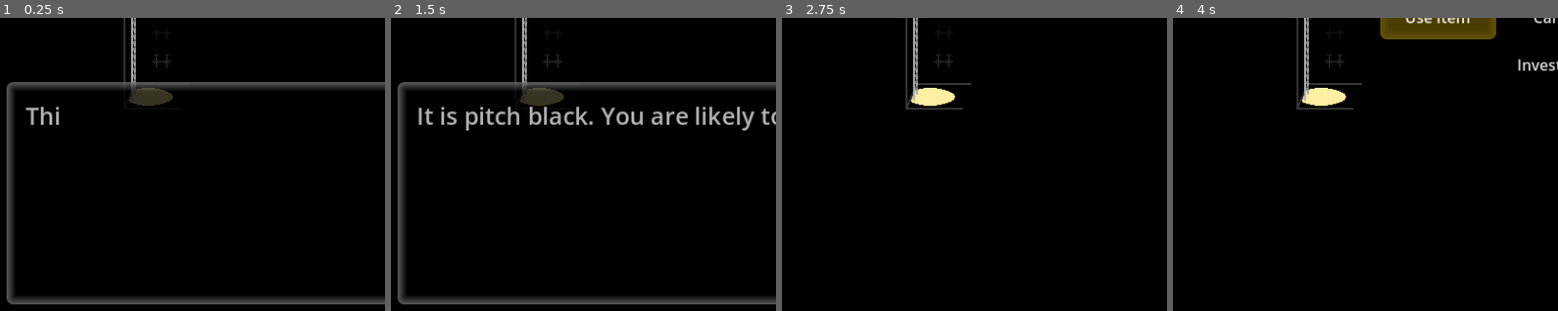
Above: before the commit, frames 1-4 (left to right).
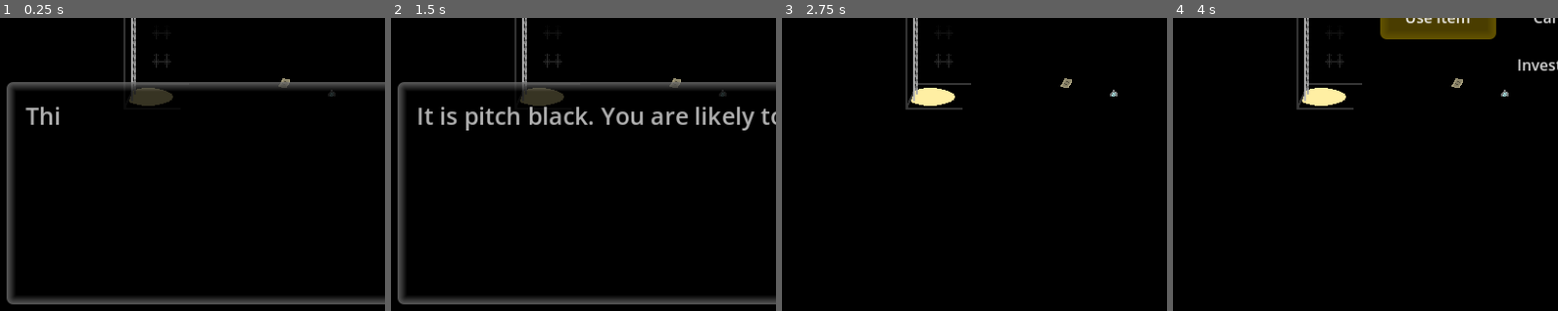
Above: after the commit, the same moments.

Repository: jschnurer/isle-of-lost-souls-godot
Game: Godot game, scene res://src/scenes/ruins/hatch_interior/hatch_interior.tscn
The game is run twice, just before and just after one commit, with the same random seed, the same clock (stepped at 60 frames per second) and the same inputs. This scene is started directly instead of the project's main scene.
Inputs:
- Up to frame 1 (0.25 s): no input
- Up to frame 2 (1.5 s): tap Enter (ui_accept) at 0.5, 0.77, 1.25 s; hold Right (ui_right) 0.53-1.28 s; hold Down (ui_down) from 1.28 s (still down)
- Up to frame 3 (2.75 s): tap Enter (ui_accept) at 1.52, 2 s; release Down (ui_down) at 2.03 s; hold Right (ui_right) from 2.03 s (still down)
- Up to frame 4 (4 s): tap Enter (ui_accept) at 2.75, 3.02, 3.5, 3.77 s; release Right (ui_right) at 2.78 s; hold Up (ui_up) 2.78-3.53 s; hold Left (ui_left) from 3.53 s (still down)
The pictures show only the part of the screen within x 0-50%, y 50-100%; the shares and areas given below are measured in that part.

The runs differ from the first frame. In frame 1, less than 0.1% of the frame differs, in the area x 72-88%, y 20-27%; in frame 2, less than 0.1%; in frame 3, 0.1%; in frame 4, 0.1%.

Commit message:
dusty note, etavoner rune, faster way to show msgs

Diff:
--- a/src/enums/enums.gd
+++ b/src/enums/enums.gd
@@ -19,6 +19,7 @@
 }
 
 enum Vars {
+	UNSPECIFIED,
 	PLAYER_INFO,
 	TOOK_STONE,
 	DISTRACTED_FISH,
@@ -35,6 +36,8 @@
 	MOVED_TEMPLE_ALTAR,
 	ROD_IN_TEMPLE_DEVICE,
 	HATCH_OPEN,
+	TOOK_HATCH_NOTE,
+	TOOK_ETAVONER,
 }
 
 enum EngineEvents {
--- a/src/events/game_event/base_event.gd
+++ b/src/events/game_event/base_event.gd
@@ -3,8 +3,16 @@
 
 var is_base_event = true
 @export var auto_connect_child_game_event = true
+@export var auto_destroy_flag: Enums.Vars = Enums.Vars.UNSPECIFIED
 
 func _ready():
+	if (auto_destroy_flag != Enums.Vars.UNSPECIFIED):
+		if (GameVars.get_var(auto_destroy_flag)):
+			queue_free()
+			return
+		else:
+			SignalBus.on_game_var_set.connect(_on_game_var_set)
+
 	if (auto_connect_child_game_event):
 		$GameEvent.on_activate.connect(_on_activate)
 
@@ -36,3 +44,7 @@
 
 func collide():
 	pass
+
+func _on_game_var_set(var_name: Enums.Vars, _value):
+	if (var_name == auto_destroy_flag):
+		queue_free()
--- a/src/scenes/ruins/hatch_interior/hatch_interior.tscn
+++ b/src/scenes/ruins/hatch_interior/hatch_interior.tscn
@@ -7,9 +7,19 @@
 [ext_resource type="Texture2D" uid="uid://bw6ijx0g8r73j" path="res://art/backgrounds/ruins/Hatch Interior Dark.png" id="5_xtsqa"]
 [ext_resource type="Script" path="res://src/scenes/ruins/hatch_interior/interactables/ladder.gd" id="6_ugwul"]
 [ext_resource type="PackedScene" uid="uid://jq86y8xhq3cm" path="res://src/events/game_event/game_event.tscn" id="7_f8dwq"]
+[ext_resource type="Script" path="res://src/scenes/ruins/hatch_interior/interactables/dusty_note.gd" id="8_nwte1"]
+[ext_resource type="Texture2D" uid="uid://dke81a4ky4bd7" path="res://art/actors/dusty_note.png" id="9_vkq4f"]
+[ext_resource type="Script" path="res://src/scenes/ruins/hatch_interior/interactables/etavoner_rune.gd" id="10_cpx4t"]
+[ext_resource type="Texture2D" uid="uid://cuh1ml3ob01n3" path="res://art/actors/etavoner_rune.png" id="11_xa15p"]
 
 [sub_resource type="RectangleShape2D" id="RectangleShape2D_66yqy"]
 size = Vector2(8, 61)
+
+[sub_resource type="RectangleShape2D" id="RectangleShape2D_qp4d4"]
+size = Vector2(12, 10)
+
+[sub_resource type="RectangleShape2D" id="RectangleShape2D_gcyvm"]
+size = Vector2(10, 8)
 
 [node name="HatchInterior" type="Node2D"]
 
@@ -41,5 +51,48 @@
 position = Vector2(143, 370.5)
 shape = SubResource("RectangleShape2D_66yqy")
 
+[node name="DustyNote" type="Node2D" parent="."]
+position = Vector2(302, 381)
+script = ExtResource("8_nwte1")
+auto_destroy_flag = 17
+
+[node name="GameEvent" parent="DustyNote" instance=ExtResource("7_f8dwq")]
+visible = false
+metadata/_edit_lock_ = true
+
+[node name="CollisionShape2D" parent="DustyNote/GameEvent" index="0"]
+shape = SubResource("RectangleShape2D_qp4d4")
+
+[node name="Sprite2D" type="Sprite2D" parent="DustyNote"]
+texture = ExtResource("9_vkq4f")
+metadata/_edit_lock_ = true
+
+[node name="StaticBody2D" type="StaticBody2D" parent="DustyNote"]
+visible = false
+metadata/_edit_lock_ = true
+
+[node name="CollisionShape2D2" type="CollisionShape2D" parent="DustyNote/StaticBody2D"]
+shape = SubResource("RectangleShape2D_qp4d4")
+
+[node name="EtavonerRune" type="Node2D" parent="."]
+position = Vector2(352, 392)
+script = ExtResource("10_cpx4t")
+auto_destroy_flag = 18
+
+[node name="GameEvent" parent="EtavonerRune" instance=ExtResource("7_f8dwq")]
+
+[node name="CollisionShape2D" parent="EtavonerRune/GameEvent" index="0"]
+shape = SubResource("RectangleShape2D_gcyvm")
+
+[node name="Sprite2D" type="Sprite2D" parent="EtavonerRune"]
+texture = ExtResource("11_xa15p")
+
+[node name="StaticBody2D" type="StaticBody2D" parent="EtavonerRune"]
+
+[node name="CollisionShape2D2" type="CollisionShape2D" parent="EtavonerRune/StaticBody2D"]
+shape = SubResource("RectangleShape2D_gcyvm")
+
 [editable path="DarkScene"]
 [editable path="Ladder/GameEvent"]
+[editable path="DustyNote/GameEvent"]
+[editable path="EtavonerRune/GameEvent"]
--- /dev/null
+++ b/src/scenes/ruins/hatch_interior/interactables/dusty_note.gd
@@ -0,0 +1,9 @@
+extends BaseEvent
+
+func investigate():
+	Utility.msg("Ruins.Hatch_Interior.Note_Look")
+
+func take():
+	Utility.msg("Ruins.Hatch_Interior.Note_Take")
+	Inventory.add_item(Enums.ItemSlugs.HATCH_NOTE)
+	GameVars.set_var(Enums.Vars.TOOK_HATCH_NOTE, true)
--- /dev/null
+++ b/src/scenes/ruins/hatch_interior/interactables/etavoner_rune.gd
@@ -0,0 +1,9 @@
+extends BaseEvent
+
+func investigate():
+	Utility.msg("Ruins.Hatch_Interior.Etavoner_Look")
+
+func take():
+	Utility.msg("Ruins.Hatch_Interior.Etavoner_Take")
+	Inventory.add_item(Enums.ItemSlugs.ETAVONER_RUNE)
+	GameVars.set_var(Enums.Vars.TOOK_ETAVONER, true)
--- a/src/singletons/Utility.gd
+++ b/src/singletons/Utility.gd
@@ -10,6 +10,10 @@
 
 func show_message(msg: String, has_more: bool = false):
 	SignalBus.show_message.emit(msg, has_more)
+	await SignalBus.message_closed
+
+func msg(msg_key: String, has_more: bool = false):
+	SignalBus.show_message.emit(GameScript.get_entry(msg_key), has_more)
 	await SignalBus.message_closed
 
 func show_choice(choices: Array[String], cancel_index: int, choice_location: Enums.ChoiceLocation = Enums.ChoiceLocation.CENTER) -> Choice:
--- a/src/text/game_script.gd
+++ b/src/text/game_script.gd
@@ -6,7 +6,6 @@
 	var file = "res://src/text/game_script.json"
 	var json_as_text = FileAccess.get_file_as_string(file)
 	script_dict = JSON.parse_string(json_as_text)
-
 
 func get_entry(path: StringName) -> String:
 	var path_chunks = path.split(".", false)
--- a/src/text/game_script.json
+++ b/src/text/game_script.json
@@ -102,7 +102,11 @@
 	  "Hatch_Hole_Go": "You mount the ladder and begin making your way down into darkness."
 	},
 	"Hatch_Interior": {
-	  "Ladder_Go": "You mount the ladder and begin making your way up into daylight."
+	  "Ladder_Go": "You mount the ladder and begin making your way up into daylight.",
+	  "Note_Look": "There's a dust-covered, handwritten note laying on the floor.\n\n\"Lowered into darkness, far and out of sight\nPlunged into clear waters, etavoner regains its might.\"",
+	  "Note_Take": "You dust off the note and take it.",
+	  "Etavoner_Look": "The magical rune represents etavoner. You have no idea how you know this.",
+	  "Etavoner_Take": "You take the etavoner rune from the floor."
 	},
 	"House": {
 	  "Chest_Closed_Look": "It's a metal storage chest. It's badly dented and scuffed but somehow still in one piece. It's shut tight.",
--- a/src/text/items.json
+++ b/src/text/items.json
@@ -28,5 +28,15 @@
 		"slug": "POTION",
 		"name": "potion of healing",
 		"description": "It's a glass bottle with a cork stopper. It has red liquid inside and a label that reads \"potion of healing\"."
+	},
+	{
+		"slug": "HATCH_NOTE",
+		"name": "dusty note",
+		"description": "\"Lowered into darkness, far and out of sight\nPlunged into clear waters, etavoner regains its might.\""
+	},
+	{
+		"slug": "ETAVONER_RUNE",
+		"name": "etavoner rune",
+		"description": "You don't know how you know this, but the rune represents the etavoner charm."
 	}
 ]
Binary file added: art/actors/dusty_note.png
Not shown, added: art/actors/dusty_note.png.import
Binary file added: art/actors/etavoner_rune.png
Not shown, added: art/actors/etavoner_rune.png.import
Not shown: 1 places in src/scenes/ruins/hatch_interior/hatch_interior.tscn that only renumber resources
